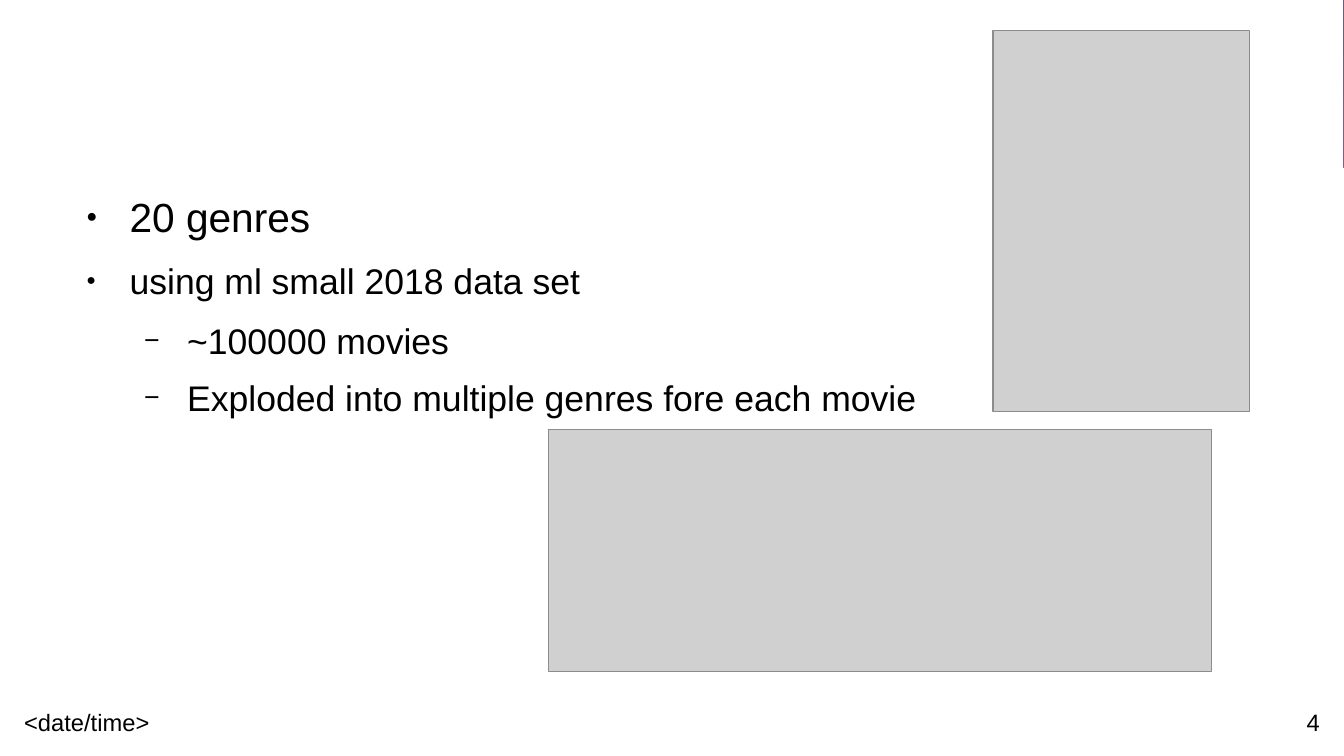
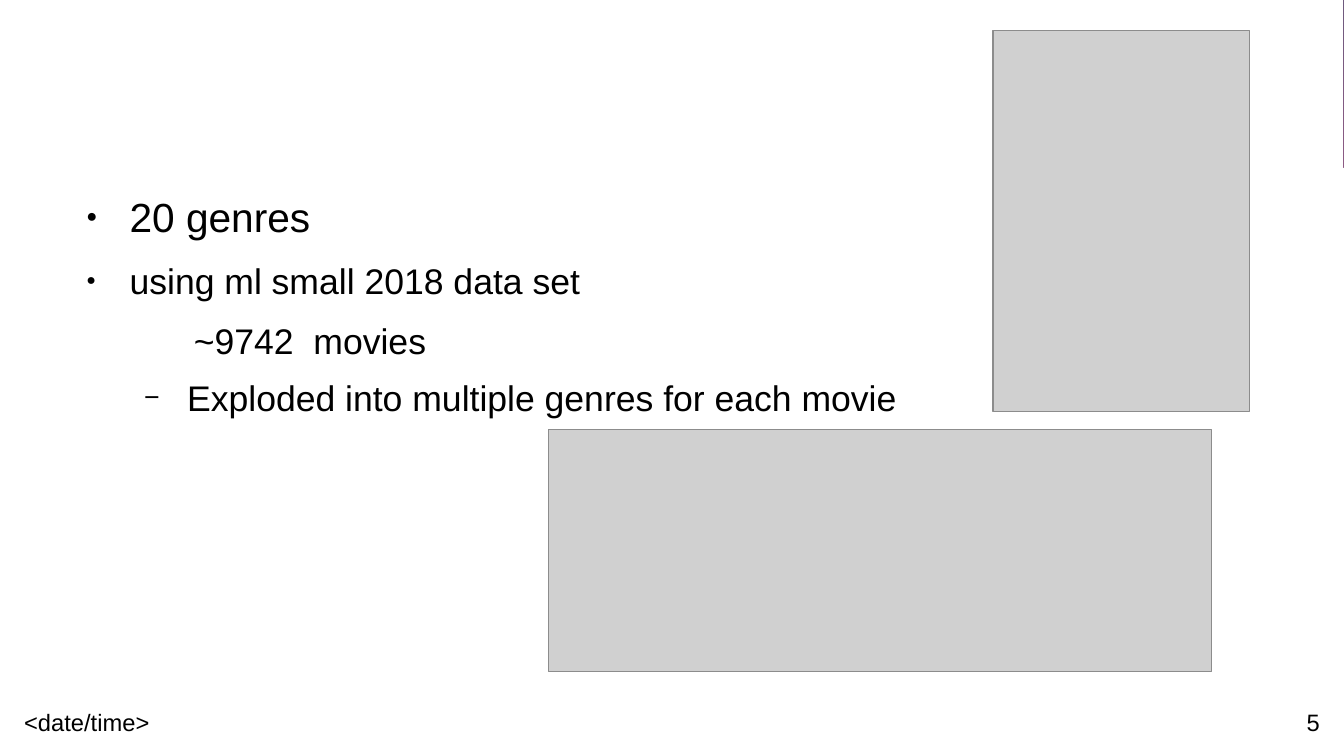
Before and after one commit to aydin-hasanli/recommender-big-four, a slide deck: slide 5 of Move_Ratings.pptx (slide 4 before the commit). Drawn at 1344x756 pixels with LibreOffice and Linux fonts; fonts in the diff are those of the drawing; grey boxes stand for pictures. Boxes give left, top, right and bottom in pixels: in the first picture for what was removed or moved away, otherwise in the second. Text is boxed around its words. In the diff, an @@ line names an element or a change of style, - is before the commit and + after.

Commit message:
Updated movie ratings file

```diff
--- a/Move_Ratings.pptx
+++ b/Move_Ratings.pptx
@@ text at [187, 328, 897, 419]: text changed @@
-  − ~100000 movies
-  − Exploded into multiple genres fore each movie
+~9742 movies
+  − Exploded into multiple genres for each movie
@@ page number at [1307, 714, 1320, 732]: text changed @@
-4
+5
```
Also in this commit, not shown: 2 other slides changed, 5 slides added, 2 slides removed.
